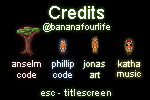
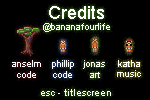
Two versions of the same layered image (w=150, h=100). Layer-by-layer changes:
pixels changed over [left=80, top=34, right=108, bottom=81] (layer not identified)
